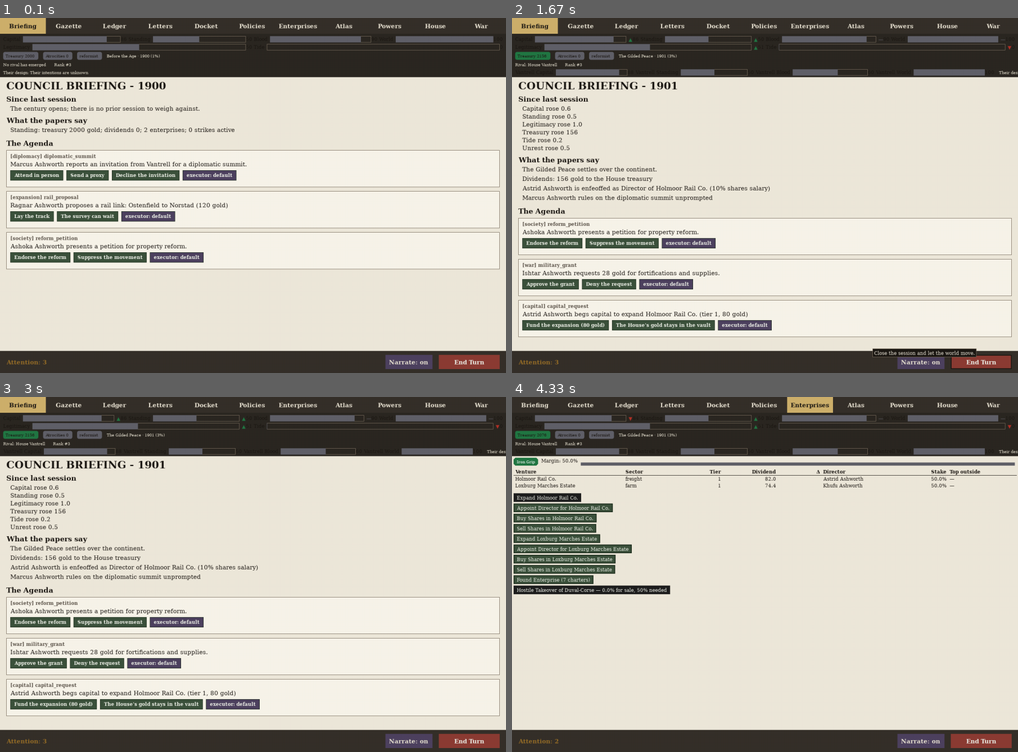
Above: before the commit, frames 1-4 (two rows, left to right).
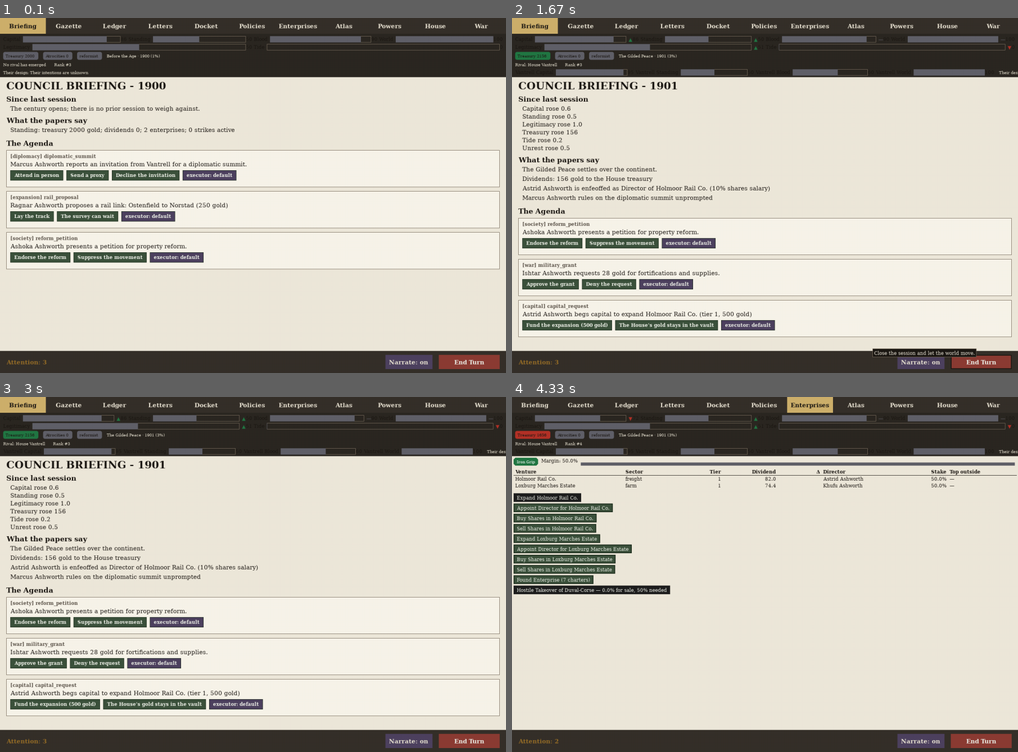
Above: after the commit, the same moments.

Repository: civersen222/Guilded-Age
Game: pygame game, started from gilded/__main__.py
The game is run twice, just before and just after one commit, with the same random seed, the same clock (stepped at 60 frames per second) and the same inputs.
Inputs (mouse positions are in pixels of both pictures, inside the frame that each line leads up to):
- Up to frame 1 (0.1 s): no input
- Up to frame 2 (1.67 s): click "Enterprises" at 0.38 s; click (765, 216) at 0.72 s; click "Enterprises" at 1.05 s; click "End Turn" at 1.38 s
- Up to frame 3 (3 s): click (263, 453) at 1.72 s
- Up to frame 4 (4.33 s): click "Enterprises" at 3.05 s; click (572, 496) at 3.38 s; click (921, 567) at 3.72 s

The runs differ from the first frame. In frame 1, less than 0.1% of the frame differs, in the area x 39-41%, y 52-54%; in frame 2, 0.4%, in the area x 14-52%, y 14-89%; in frame 3, 0.4%; in frame 4, 0.2%.

Commit message:
Step 0: inherited two-sided transfers for four petition kinds

Diff:
--- a/gilded/docket.py
+++ b/gilded/docket.py
@@ -34,9 +34,9 @@
 MAX_PETITIONS = 6                 # per house per turn
 BETROTHAL_CHANCE = 0.25
 HEIR_DEMAND_CHANCE = 0.2
-RAIL_COST = 120.0
-BUYOFF_COST = 80.0
-COMPENSATE_COST = 60.0
+RAIL_COST = 250.0
+BUYOFF_COST = 150.0
+COMPENSATE_COST = 100.0
 HEIR_ALLOWANCE = 100.0
 TOUR_UNREST_RELIEF = 10.0
 TOUR_STRESS = 8
@@ -665,6 +665,11 @@
         if house.treasury < cost:
             return [f"The treasury cannot spare {cost:.0f} gold for the tax farm lease"]
         house.debit(ctx.game.turn, "tax farm lease", cost)
+        # Credit to other houses as tax farmers invest locally
+        others = [h for h in ctx.game.houses.values() if h.name != ctx.house]
+        if others:
+            recipient = others[0]
+            recipient.credit(ctx.game.turn, "tax farm lease", cost)
         return [f"Tax farm on {prov.name} leased for {cost} gold"]
 
     def _reject_lease(ctx) -> List[str]:
@@ -704,6 +709,9 @@
         if house.treasury < c:
             return [f"The treasury cannot spare {c:.0f} gold for the trade concession"]
         house.debit(ctx.game.turn, "trade concession", c)
+        rival = ctx.game.houses.get(rival_name)
+        if rival:
+            rival.credit(ctx.game.turn, "trade concession", c)
         return [f"Trade concession granted to {rival_name} for {c:.0f} gold"]
 
     def _deny_concession(ctx) -> List[str]:
@@ -735,6 +743,11 @@
         if house.treasury < cost:
             return [f"The treasury cannot spare {cost:.0f} gold for the military grant"]
         house.debit(ctx.game.turn, "military grant", cost)
+        # Military spending flows to contractors/suppliers in other Houses
+        others = [h for h in ctx.game.houses.values() if h.name != ctx.house]
+        if others:
+            recipient = others[0]
+            recipient.credit(ctx.game.turn, "military grant", cost)
         return [f"Military grant of {cost} gold approved"]
 
     def _deny_grant(ctx) -> List[str]:
@@ -773,6 +786,9 @@
         if house.treasury < cost:
             return [f"The treasury cannot spare {cost:.0f} gold for the diplomatic summit"]
         house.debit(ctx.game.turn, "diplomatic summit", cost)
+        rival = ctx.game.houses.get(rival_name)
+        if rival:
+            rival.credit(ctx.game.turn, "diplomatic summit", cost)
         return [f"Diplomatic summit with {rival_name} attended at cost of {cost} gold"]
 
     def _send_proxy(ctx) -> List[str]:
@@ -810,6 +826,11 @@
         if house.treasury < cost:
             return [f"The treasury cannot spare {cost:.0f} gold for press compliance"]
         house.debit(ctx.game.turn, "press compliance", cost)
+        # Press spending flows to publishers/printers in other Houses
+        others = [h for h in ctx.game.houses.values() if h.name != ctx.house]
+        if others:
+            recipient = others[0]
+            recipient.credit(ctx.game.turn, "press compliance", cost)
         return [f"Complied with press demands on {topic} at cost of {cost} gold"]
 
     def _ignore(ctx) -> List[str]:
@@ -843,6 +864,11 @@
         if house.treasury < cost:
             return [f"The treasury cannot spare {cost:.0f} gold for reform endorsement"]
         house.debit(ctx.game.turn, "reform endorsement", cost)
+        # Reform spending flows to beneficiaries in other Houses
+        others = [h for h in ctx.game.houses.values() if h.name != ctx.house]
+        if others:
+            recipient = others[0]
+            recipient.credit(ctx.game.turn, "reform endorsement", cost)
         return [f"Endorsed {reform} at cost of {cost} gold"]
 
     def _suppress_reform(ctx) -> List[str]:
--- a/gilded/enterprises.py
+++ b/gilded/enterprises.py
@@ -28,7 +28,7 @@
 }
 WORKFORCE_PER_TIER = 10          # thousands employed per capital tier
 TIER_MAX = 5
-EXPAND_COST = {2: 80.0, 3: 130.0, 4: 220.0, 5: 350.0}   # gold to reach tier
+EXPAND_COST = {2: 500.0, 3: 830.0, 4: 1330.0, 5: 2000.0}   # gold to reach tier
 EXPAND_TURNS = {2: 2, 3: 2, 4: 3, 5: 3}
 
 
